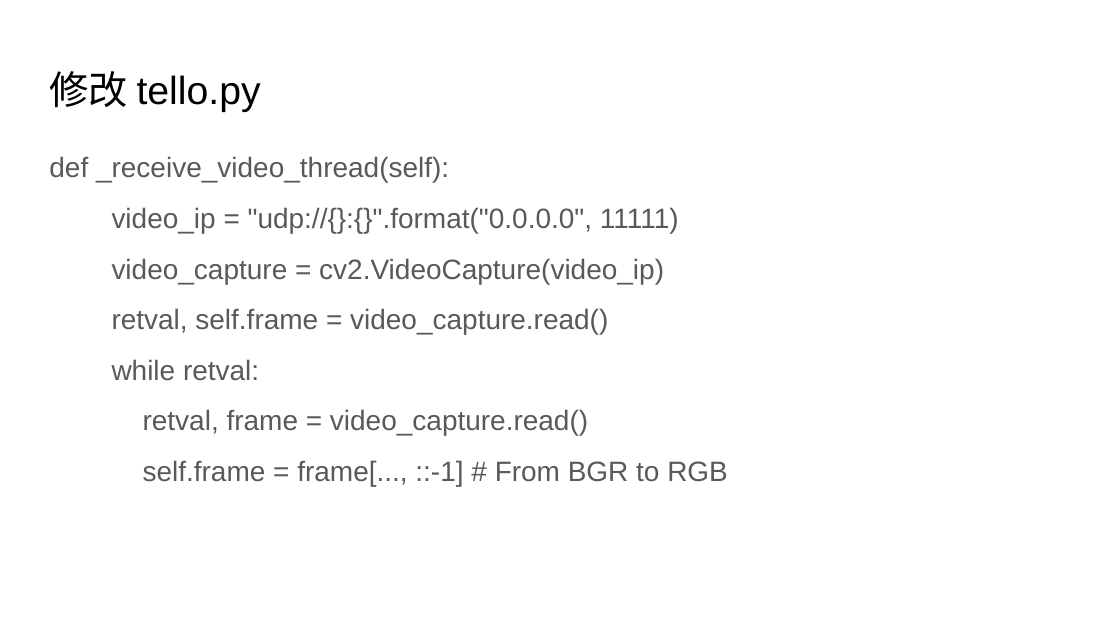
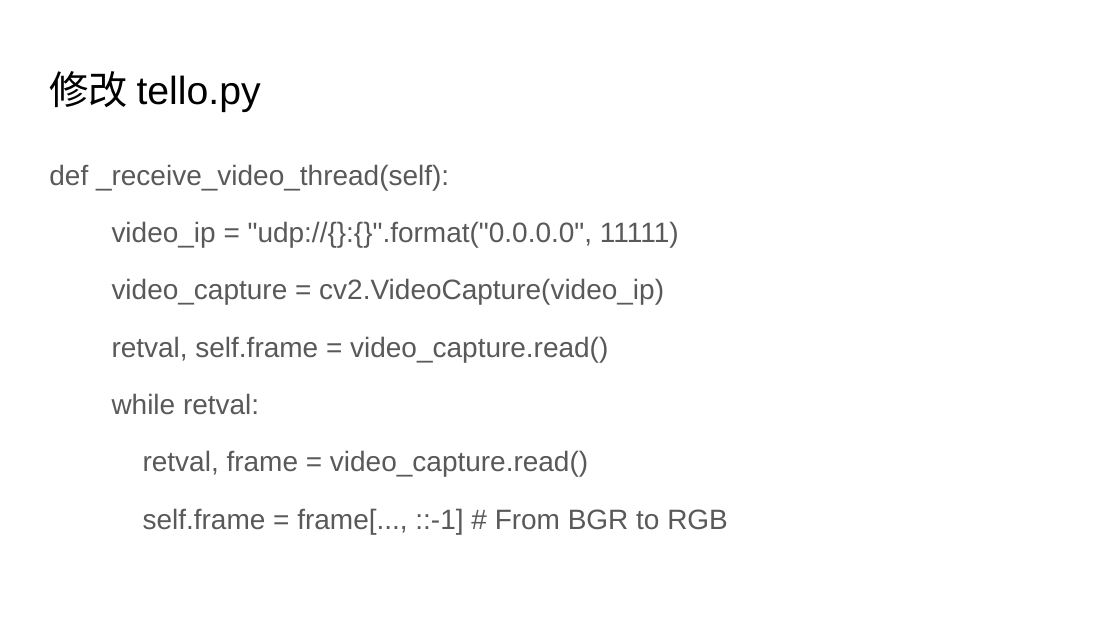
Before and after one commit to jayin92/NYCU-cv-and-uav, a slide deck: slide 18 of lab05/Lab05 .pptx. Drawn at 1120x630 pixels with LibreOffice and Linux fonts; fonts in the diff are those of the drawing. Boxes give left, top, right and bottom in pixels: in the first picture for what was removed or moved away, otherwise in the second. Text is boxed around its words. In the diff, an @@ line names an element or a change of style, - is before the commit and + after.

Commit message:
add tello

```diff
--- a/lab05/Lab05 .pptx
+++ b/lab05/Lab05 .pptx
@@ text "def _receive_video_thread(self):" at [49, 164, 728, 534]: line spacing 0.95 to 1.15 @@
```
Also in this commit, not shown: 1 other slide changed.
